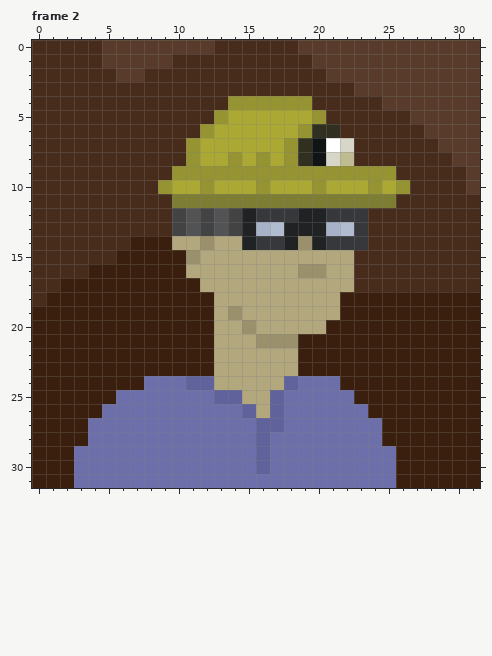
Two states of a pixel-art file, Resources/Sprites/Chars.ase. Above, as it was before the edit.
32x32 pixels, 3 frames. Colours within 5 levels of each other are drawn and written as one. Shown: frame 2. The commit also changed other frames, which this record leaves out.
Once edited:
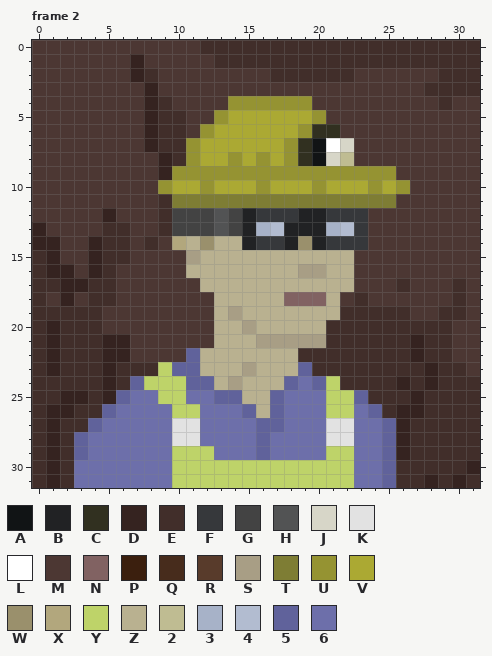
Palette (. is transparent): A #111415  B #212224  C #313020  D #352320  E #412e2a  F #36383b  G #434343  H #525354  J #d7d6c8  K #e2e2e2  L #ffffff  M #4c3733  N #816262  P #3b1f0e  Q #472c1c  R #583b2b  S #a89e85  T #7e7d34  U #959332  V #aba933  W #9a906c  X #b2a77d  Y #bed369  Z #b9b190  2 #bfbc92  3 #a7b2c8  4 #b2bcd0  5 #60629b  6 #6d6faa
From old to new:
layer "Layer 1" added
layer "BG" removed
Changed rows in their new state; - is an unchanged pixel.
Frame 2, layers "Layer", "Layer 1":
first column x 0:
 0 MMMMMMMMMMMMEEEEEEEEEEEEEEEEEEEE
 1 MMMMMMMDMMMMMEEEEEEEEEEEEEEEEEEE
 2 MMMMMMMDEMMMMMMMMEEEEEEMMMMMMEEE
 3 MMMMMMMMDMMMMMMMMMMMMMMMMMMMEEEE
 4 MMMMMMMMDEMMMM------MMMMMMMMMEMM
 5 MMMMMMMMDEEMM--------MMMMMMMMMMM
 6 MMMMMMMMDEEM----------MMMMMMMMMM
 7 MMMMMMMMDEE------------MMMMMMMMM
 8 MMMMMMMMMDE------------MMMMMMMMM
 9 MMMMMMMMMD----------------MMMMMM
10 MMMMMMMMM------------------MMMMM
11 MMMMMMMMME----------------MMMMMM
12 MMMMMDMMME-G------------MMMMMMMM
13 DMMMMEEMME-G------------MMMMMMMM
14 DDMMDEEMEM-Z-ZZ---------MMMMMMMM
15 EDMMDEEMMMMSZZZZZZZZZZZMMMMMMMMM
16 EDDMDEMMMMMZZZZZZZZSSZZMMMMMMMMM
17 EEDDEEMMMMMMZZZZZZZZZZZMMMEMMMEM
18 EMDMEEMMMMMMMZZZZZNNNZMEMMMMMMEM
19 EEEEEMMMMMMMMZSZZZZZZZEEEEEMMEEM
20 EDEEEMMMMMMMMZZSZZZZZEEEEEEEEEMM
21 EDEEEDDMMMMMMZZZSSSSSEEEEEEDEEMM
22 EDEEEDDMMMM5ZZZZZZZEEEEEEEEDEEMM
23 EDEEEDEEEY55ZZZSZZZ5EEEEEEEEDEEM
24 EEEEEDE5YYY--ZSZZZ--5YEEEEDEDEEE
25 EEDDED5--YY----ZZ----YY5EEEDEEEE
26 EDDEE5----YY----Z----YY-5EDDEEEE
27 EDEE5-----KK---------KK--5DEEEEE
28 EDE5------KK---------KK--5DEEEEE
29 EDE5------YYY--------YY--5DEEEEE
30 EDE-------YYYYYYYYYYYYY--5EEEEED
31 EDE-------YYYYYYYYYYYYY--5EEDEDE
Changed places in both pictures, as pixel boxes (x1, y1, x2, y2):
changed: (32, 40, 480, 488)
